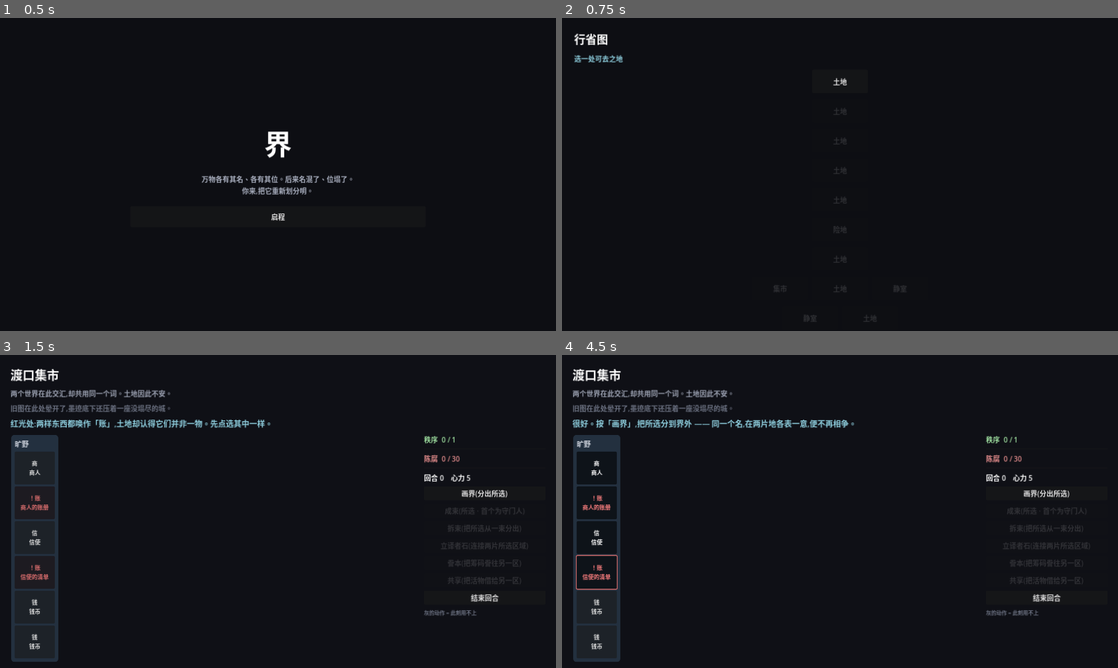
Above: before the commit, frames 1-4 (two rows, left to right).
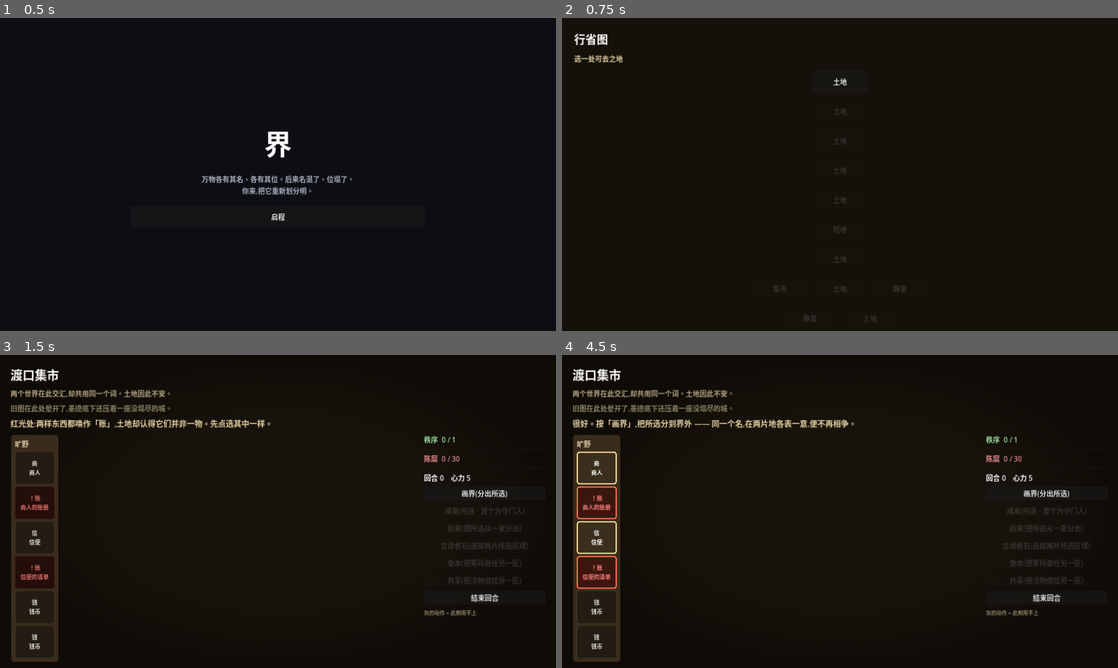
Above: after the commit, the same moments.

Repository: HelloKuoty/bounds
Game: Godot game, scene res://scenes/main/Main.tscn
Two runs of this game, one before a commit and one after it. Both use one fixed random seed, a clock stepped at 60 frames per second and the inputs below.
Inputs:
- Up to frame 1 (0.5 s): no input
- Up to frame 2 (0.75 s): click "启程" at 0.5 s
- Up to frame 3 (1.5 s): click "土地" at 1.25 s
- Up to frame 4 (4.5 s): click "商 商人" at 2 s; click "！账 商人的账册" at 2.75 s; click "信 信使" at 3.5 s; click "！账 信使的清单" at 4.25 s

Frame 1 is identical in both runs. In frame 2, 0.1% of the frame differs, in the area x 2-11%, y 11-15%; in frame 3, 3.0%; in frame 4, 5.7%, in the area x 1-86%, y 11-98%.

Commit message:
iter-07: warm aged-map retone + vignette, keyboard focus ring, facilitator key
全委员会大评(六评委)后选三必修,三评委三轴,全部自走可验:
- 顾屿(主题最低分2): 冷蓝黑调试底→暖做旧底+纯代码径向暗角(无资产, 网页自带); 六区色盘全暖化; 引导冷青→暖奶油
- 周棠(头号硬伤): 选中棋子3px亮边焦点环(线索是边框粗细而非色相, 色盲/纯键盘可辨)
- 吴老师(破冰天花板): team/FACILITATOR_KEY.md 游戏外对照表(放team/不进data/docs, 禁词铁律不破)

+2回归测试 → 76绿; smoke通关腹地; LOAD 0无报错. 重导出docs/网页.
分数: 上手2.9→3.58, 推荐2.7→3.0, 主题3.67, 深度3.2(§1四门槛仍未达, 继续).

Co-Authored-By: Claude Opus 4.8 (1M context) <noreply@anthropic.com>

Diff:
--- a/project.godot
+++ b/project.godot
@@ -32,4 +32,4 @@
 
 renderer/rendering_method="gl_compatibility"
 renderer/rendering_method.mobile="gl_compatibility"
-environment/defaults/default_clear_color=Color(0.07, 0.07, 0.09, 1)
+environment/defaults/default_clear_color=Color(0.09, 0.07, 0.04, 1)
--- a/scripts/ui/run_map_view.gd
+++ b/scripts/ui/run_map_view.gd
@@ -24,7 +24,7 @@
 	set_anchors_preset(PRESET_FULL_RECT)
 
 	var bg := ColorRect.new()
-	bg.color = Color("0d0e13")
+	bg.color = Color("15110a")  # warm aged-map dark (matches the territory view)
 	bg.set_anchors_preset(PRESET_FULL_RECT)
 	bg.mouse_filter = Control.MOUSE_FILTER_IGNORE
 	add_child(bg)
@@ -46,7 +46,7 @@
 
 	var hint := Label.new()
 	hint.text = "选一处可去之地"
-	hint.add_theme_color_override("font_color", Color("8fd0e0"))
+	hint.add_theme_color_override("font_color", Color("e6d3a3"))
 	col.add_child(hint)
 
 	var by_layer: Dictionary = {}
--- a/scripts/ui/territory_view.gd
+++ b/scripts/ui/territory_view.gd
@@ -21,7 +21,9 @@
 	"再走一程", "灰的动作 = 此刻用不上",
 ]
 const PALETTE := [
-	Color("23303f"), Color("3a2f23"), Color("23402f"), Color("3a2336"), Color("2f2f44"), Color("403a23"),
+	# Warm aged-map tones (sepia / ochre / terracotta / khaki / dusty-rose / moss),
+	# all red-biased — an old map, not a cold debugger canvas. (顾屿, iter-07)
+	Color("3a2c1c"), Color("33301c"), Color("3d271a"), Color("2c2a1a"), Color("382824"), Color("2e2e1a"),
 ]
 const TINT_UNSTABLE := Color(1.0, 0.5, 0.5)
 const TINT_CORRUPT := Color(0.55, 0.42, 0.55)
@@ -101,10 +103,19 @@
 	set_anchors_preset(PRESET_FULL_RECT)
 
 	var bg := ColorRect.new()
-	bg.color = Color("0f1016")
+	bg.color = Color("17120b")  # warm aged-map dark, not cold debug black
 	bg.set_anchors_preset(PRESET_FULL_RECT)
 	bg.mouse_filter = Control.MOUSE_FILTER_IGNORE
 	add_child(bg)
+
+	# A soft warm vignette behind the content — darkened corners read as an aged
+	# map. Pure code (radial gradient, no texture asset), so it ships on the web.
+	var vignette := TextureRect.new()
+	vignette.texture = _make_vignette()
+	vignette.set_anchors_preset(PRESET_FULL_RECT)
+	vignette.stretch_mode = TextureRect.STRETCH_SCALE
+	vignette.mouse_filter = Control.MOUSE_FILTER_IGNORE
+	add_child(vignette)
 
 	var margin := MarginContainer.new()
 	margin.set_anchors_preset(PRESET_FULL_RECT)
@@ -122,18 +133,18 @@
 
 	_intro = Label.new()
 	_intro.autowrap_mode = TextServer.AUTOWRAP_WORD_SMART
-	_intro.add_theme_color_override("font_color", Color("9aa0b0"))
+	_intro.add_theme_color_override("font_color", Color("b3a585"))
 	col.add_child(_intro)
 
 	_narration = Label.new()
 	_narration.autowrap_mode = TextServer.AUTOWRAP_WORD_SMART
-	_narration.add_theme_color_override("font_color", Color("6a7080"))
+	_narration.add_theme_color_override("font_color", Color("8c8266"))
 	col.add_child(_narration)
 
 	_guide = Label.new()
 	_guide.autowrap_mode = TextServer.AUTOWRAP_WORD_SMART
 	_guide.add_theme_font_size_override("font_size", 18)
-	_guide.add_theme_color_override("font_color", Color("8fd0e0"))
+	_guide.add_theme_color_override("font_color", Color("e6d3a3"))  # warm cream, not cold cyan
 	col.add_child(_guide)
 
 	var body := HBoxContainer.new()
@@ -195,7 +206,7 @@
 		hud.add_child(_verb_btns[key])
 	hud.add_child(_button("结束回合", _on_end_turn))
 
-	var legend := _label("灰的动作 = 此刻用不上", Color("6a7080"))
+	var legend := _label("灰的动作 = 此刻用不上", Color("8c8266"))
 	legend.add_theme_font_size_override("font_size", 12)
 	hud.add_child(legend)
 
@@ -238,7 +249,7 @@
 	sb.bg_color = PALETTE[region % PALETTE.size()]
 	sb.set_corner_radius_all(8)
 	sb.set_content_margin_all(10)
-	sb.border_color = Color("0f1016")
+	sb.border_color = Color("120d07")
 	sb.set_border_width_all(2)
 	panel.add_theme_stylebox_override("panel", sb)
 
@@ -248,7 +259,7 @@
 
 	var name_lbl := Label.new()
 	name_lbl.text = board.region_names.get(region, "界域 %d" % region)
-	name_lbl.add_theme_color_override("font_color", Color("cdd2dc"))
+	name_lbl.add_theme_color_override("font_color", Color("dac9a6"))
 	vb.add_child(name_lbl)
 
 	var flow := HFlowContainer.new()
@@ -270,6 +281,13 @@
 	btn.clip_text = true
 	btn.text = "%s\n%s" % [p["glyph"], p["label"]]
 	btn.add_theme_font_size_override("font_size", 13)
+	# A selected piece wears a thick bright ring. The cue is border *thickness*,
+	# not hue — so it survives colour-blindness and keyboard-only play. (周棠, iter-07)
+	btn.add_theme_stylebox_override("normal", _piece_box(Color("241c12"), Color("4a3c28"), 1))
+	btn.add_theme_stylebox_override("hover", _piece_box(Color("2e2415"), Color("6a5436"), 1))
+	var ring := _piece_box(Color("3a2e1c"), Color("f0d89a"), 3)
+	btn.add_theme_stylebox_override("pressed", ring)
+	btn.add_theme_stylebox_override("focus", ring)
 	btn.toggled.connect(_on_piece_toggled.bind(pid))
 	return btn
 
@@ -423,6 +441,8 @@
 	if _piece_widgets.has(pid):
 		var b: Button = _piece_widgets[pid]
 		b.button_pressed = not b.button_pressed  # emits toggled → updates _selected + guide
+		if b.is_inside_tree():
+			b.grab_focus()  # keyboard users see where they are (engine focus outline)
 
 
 # --- refresh / feedback -----------------------------------------------------
@@ -623,3 +643,32 @@
 	b.text = text
 	b.pressed.connect(cb)
 	return b
+
+
+func _piece_box(bg: Color, border: Color, w: int) -> StyleBoxFlat:
+	var sb := StyleBoxFlat.new()
+	sb.bg_color = bg
+	sb.border_color = border
+	sb.set_border_width_all(w)
+	sb.set_corner_radius_all(6)
+	sb.set_content_margin_all(4)
+	return sb
+
+
+## A radial gradient — clear centre, warm-dark edges — for the aged-map vignette.
+func _make_vignette() -> GradientTexture2D:
+	var g := Gradient.new()
+	g.offsets = PackedFloat32Array([0.0, 0.6, 1.0])
+	g.colors = PackedColorArray([
+		Color(0.04, 0.03, 0.015, 0.0),
+		Color(0.04, 0.03, 0.015, 0.0),
+		Color(0.03, 0.02, 0.01, 0.5),
+	])
+	var tex := GradientTexture2D.new()
+	tex.gradient = g
+	tex.fill = GradientTexture2D.FILL_RADIAL
+	tex.fill_from = Vector2(0.5, 0.5)
+	tex.fill_to = Vector2(1.0, 0.5)
+	tex.width = 256
+	tex.height = 256
+	return tex
--- a/tests/test_territory_view.gd
+++ b/tests/test_territory_view.gd
@@ -151,3 +151,24 @@
 	view._on_overlay_btn()
 	assert_true(restarted[0], "pressing it restarts instead of stranding the player")
 	view.free()
+
+
+func test_region_palette_is_warm() -> void:
+	# 顾屿(iter-07): the cold blue-black "debugger" palette is now a warm aged map.
+	for c in TerritoryView.PALETTE:
+		assert_true(c.r >= c.b, "each region tone is warm (red ≥ blue), not a cold panel")
+
+
+func test_selected_piece_wears_a_focus_ring() -> void:
+	# 周棠(iter-07): selection must be visible without colour — a thick border ring,
+	# so keyboard-only and colour-blind players can see what they picked.
+	var board := BoardState.new()
+	board.load_territory(TerritoryDatabase.get_territory("the_crossing"))
+	var view := TerritoryView.new()
+	view.setup(board, {})
+	var pid: String = view._ordered_pieces[0]
+	view._toggle_piece(pid)
+	var sb: StyleBox = view._piece_widgets[pid].get_theme_stylebox("pressed")
+	assert_true(sb is StyleBoxFlat, "selected piece has a custom pressed box")
+	assert_true((sb as StyleBoxFlat).get_border_width(SIDE_TOP) >= 3, "the ring is thick enough to read without colour")
+	view.free()
Not shown, changed: docs/index.html
Not shown, changed: docs/index.pck
Not shown, added: team/FACILITATOR_KEY.md
Not shown, added: team/iterations/iter-07.md
